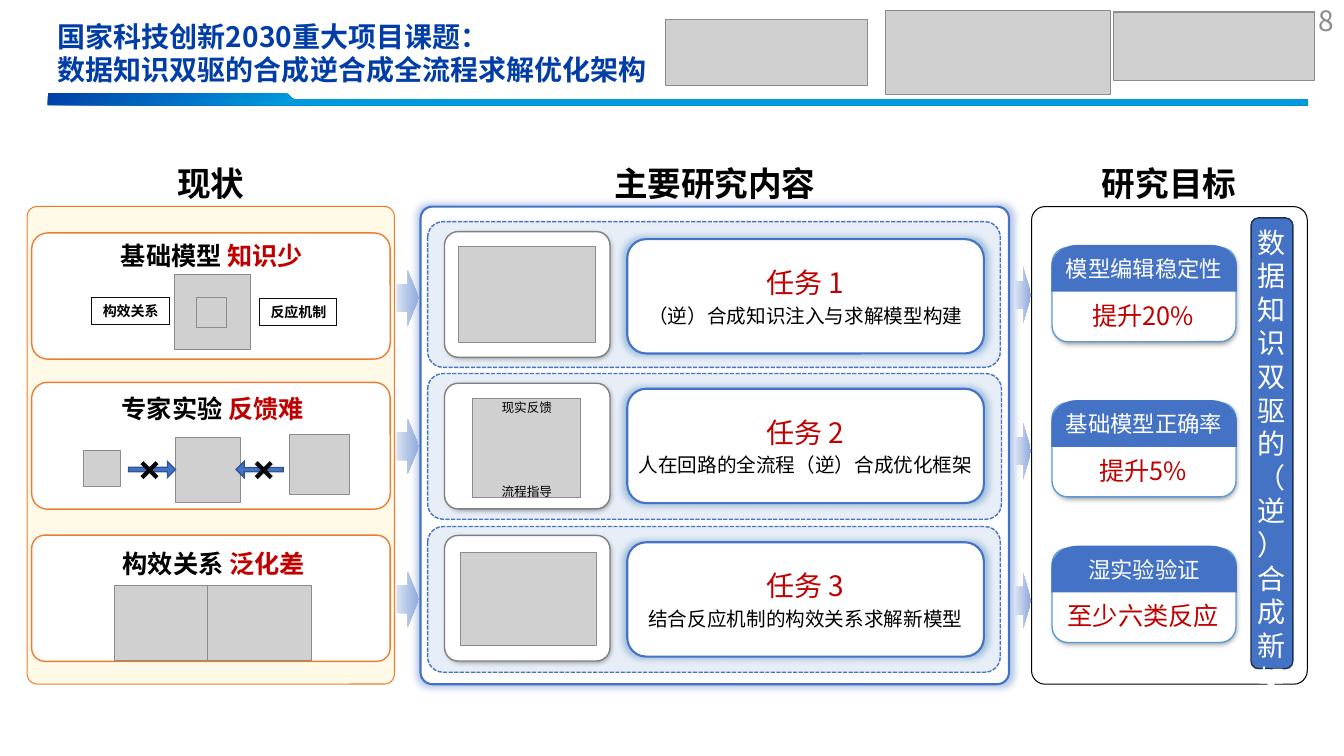
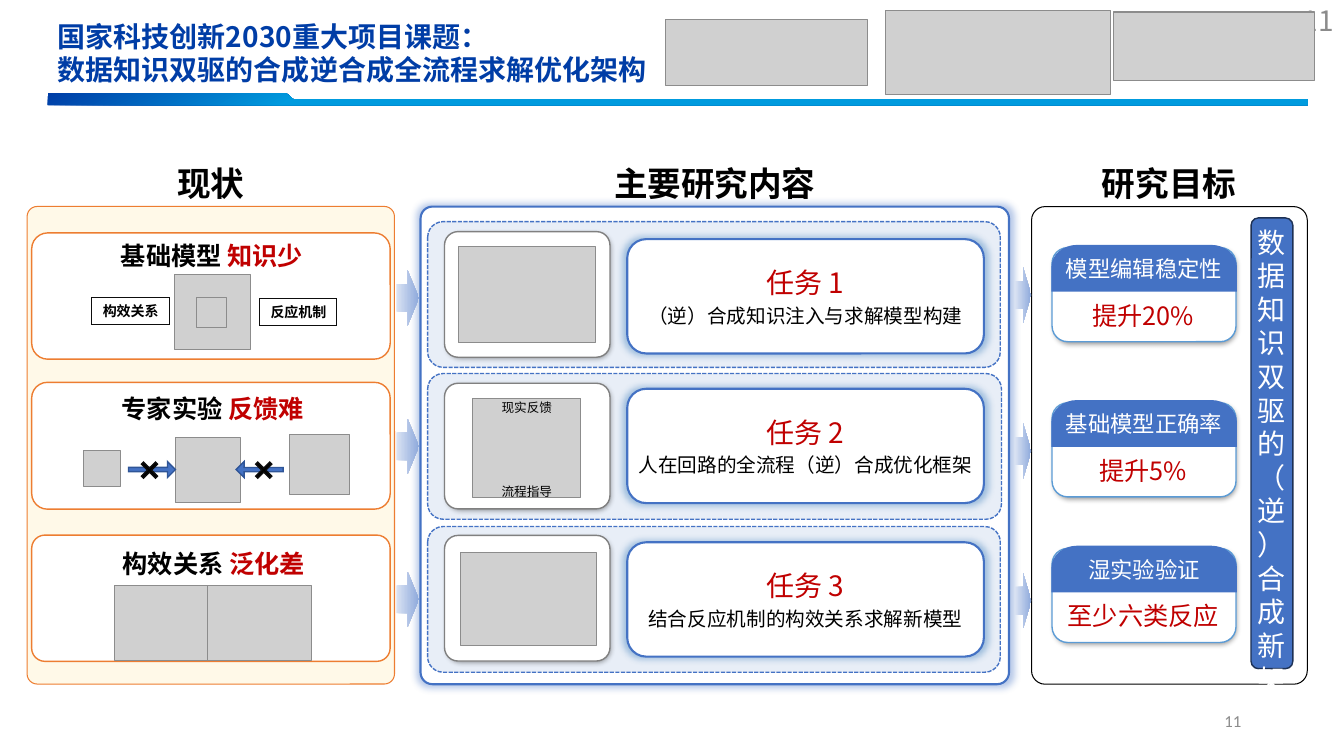
Before and after one commit to yzlbig/Picture-bed, a slide deck: slide 11 of 余志椋介绍 .pptx (slide 8 before the commit). Drawn at 1344x756 pixels with LibreOffice and Linux fonts; fonts in the diff are those of the drawing; grey boxes stand for pictures. Boxes give left, top, right and bottom in pixels: in the first picture for what was removed or moved away, otherwise in the second. Text is boxed around its words. In the diff, an @@ line names an element or a change of style, - is before the commit and + after.

```diff
--- a/余志椋介绍 .pptx
+++ b/余志椋介绍 .pptx
@@ page number at (x1=1303, y1=10, x2=1334, y2=39): text changed @@
-8
+11
@@ page number added at (x1=1224, y1=716, x2=1241, y2=727), 12 pt, text #8C8C8C @@
+11
```
Also in this commit, not shown: 7 other slides changed, 4 slides added, 2 slides removed.
